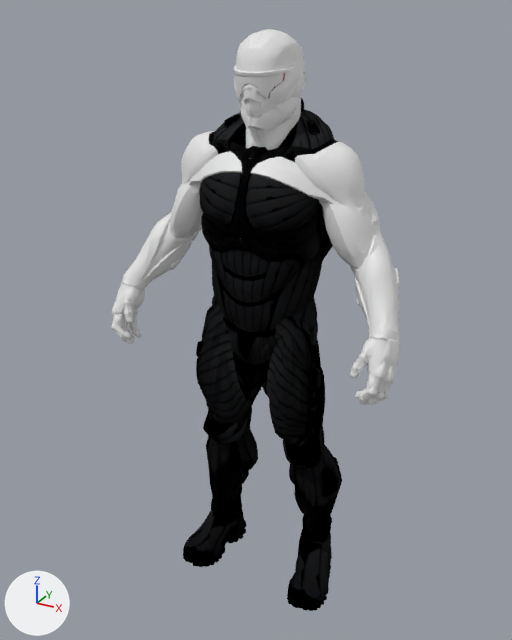
One commit to the OBJ model OpenGLProject/Model/Nanosuit/nanosuit.obj: the scene before it, then after it.
One viewpoint serves both versions: a 50 mm camera at (8.14, -15.16, 15.85) aimed at (-0.26, 0.11, 8.21). The axes (+X, +Y, +Z) are drawn at lower left. The lights are the same throughout. Where no turn or scale is listed for an object, it has been applied to the vertices.

Objects in the first picture: 'Arms', 'Body.001', 'Helmet', 'Legs', 'Visor', 'hands'.
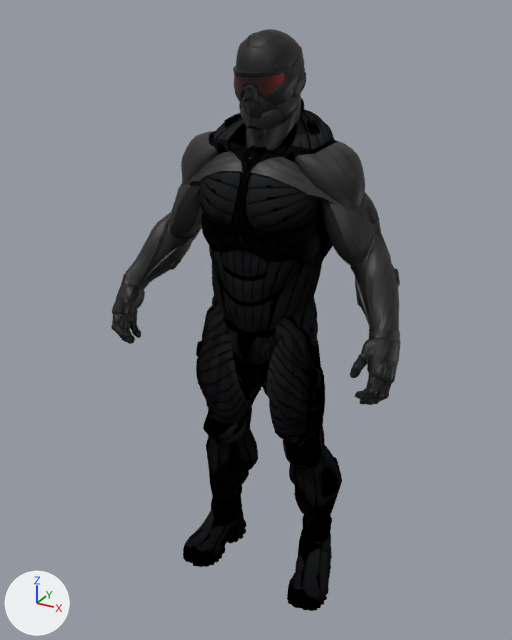
Edits to the bpy script that builds the scene:
```text
Change mat_arm:
    add n2 = _N.new('ShaderNodeTexImage'); n2.name = 'Image Texture'
    add n2.image = img_arm_dif_png
    add n3 = _N.new('ShaderNodeTexImage'); n3.name = 'Image Texture.001'
    add n3.image = img_arm_showroom_ddn_png
    add n4 = _N.new('ShaderNodeNormalMap'); n4.name = 'Normal Map'
    add n4.inputs[0].default_value = 0.0  # 'Strength'
    where n0 = _N.new('ShaderNodeBsdfPrincipled'); n0.name = 'Principled BSDF'
    add _L.new(n2.outputs[0], n0.inputs[0])  # 'Color' to 'Base Color'
    add _L.new(n3.outputs[0], n4.inputs[1])  # 'Color' to 'Color'
    add _L.new(n4.outputs[0], n0.inputs[5])  # 'Normal' to 'Normal'
Change mat_hand:
    add n2 = _N.new('ShaderNodeTexImage'); n2.name = 'Image Texture'
    add n2.image = img_hand_dif_png
    add n3 = _N.new('ShaderNodeTexImage'); n3.name = 'Image Texture.001'
    add n3.image = img_hand_showroom_ddn_png
    add n4 = _N.new('ShaderNodeNormalMap'); n4.name = 'Normal Map'
    add n4.inputs[0].default_value = 0.0  # 'Strength'
    where n0 = _N.new('ShaderNodeBsdfPrincipled'); n0.name = 'Principled BSDF'
    add _L.new(n2.outputs[0], n0.inputs[0])  # 'Color' to 'Base Color'
    add _L.new(n3.outputs[0], n4.inputs[1])  # 'Color' to 'Color'
    add _L.new(n4.outputs[0], n0.inputs[5])  # 'Normal' to 'Normal'
Change mat_helmet:
    add n2 = _N.new('ShaderNodeTexImage'); n2.name = 'Image Texture'
    add n2.image = img_helmet_diff_png
    add n3 = _N.new('ShaderNodeTexImage'); n3.name = 'Image Texture.001'
    add n3.image = img_helmet_showroom_ddn_png
    add n4 = _N.new('ShaderNodeNormalMap'); n4.name = 'Normal Map'
    add n4.inputs[0].default_value = 0.0  # 'Strength'
    where n0 = _N.new('ShaderNodeBsdfPrincipled'); n0.name = 'Principled BSDF'
    add _L.new(n2.outputs[0], n0.inputs[0])  # 'Color' to 'Base Color'
    add _L.new(n3.outputs[0], n4.inputs[1])  # 'Color' to 'Color'
    add _L.new(n4.outputs[0], n0.inputs[5])  # 'Normal' to 'Normal'
Change mat_glass:
    add n2 = _N.new('ShaderNodeTexImage'); n2.name = 'Image Texture'
    add n2.image = img_glass_dif_png
    add n3 = _N.new('ShaderNodeTexImage'); n3.name = 'Image Texture.001'
    add n3.image = img_glass_ddn_png
    add n4 = _N.new('ShaderNodeNormalMap'); n4.name = 'Normal Map'
    add n4.inputs[0].default_value = 0.0  # 'Strength'
    where n0 = _N.new('ShaderNodeBsdfPrincipled'); n0.name = 'Principled BSDF'
    add _L.new(n2.outputs[0], n0.inputs[0])  # 'Color' to 'Base Color'
    add _L.new(n3.outputs[0], n4.inputs[1])  # 'Color' to 'Color'
    add _L.new(n4.outputs[0], n0.inputs[5])  # 'Normal' to 'Normal'
```

Boxes [x1, y1, x2, y2] around the edits, measured in the pictures (512 x 640 px):
'Arms', surface changed (white to black)
    both: [122, 131, 400, 341]
'Helmet', surface changed (grey to black)
    both: [233, 29, 306, 150]
'hands', surface changed (grey to black)
    both: [111, 283, 401, 405]
'Visor', surface changed (grey to brown)
    both: [234, 73, 284, 99]
